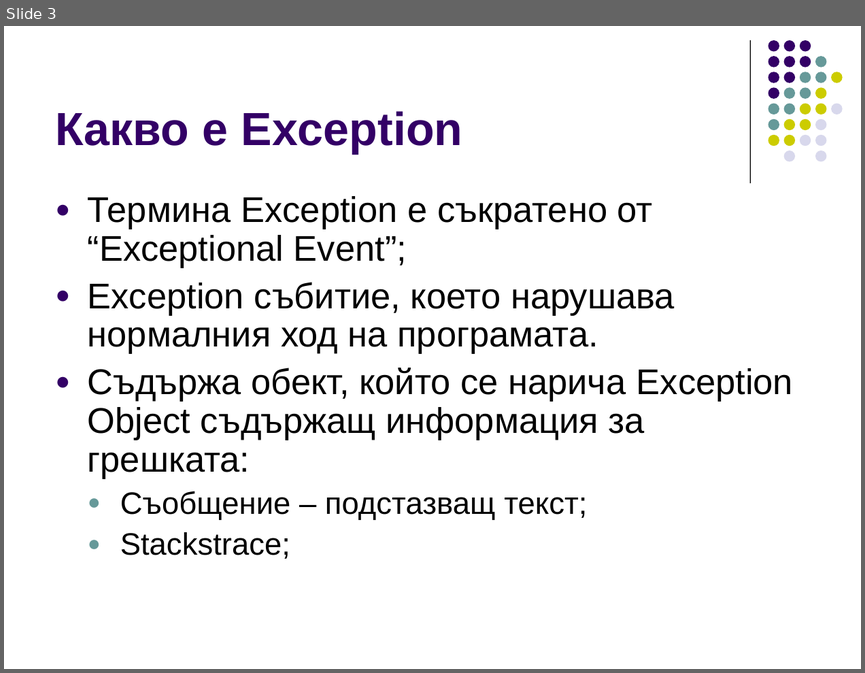
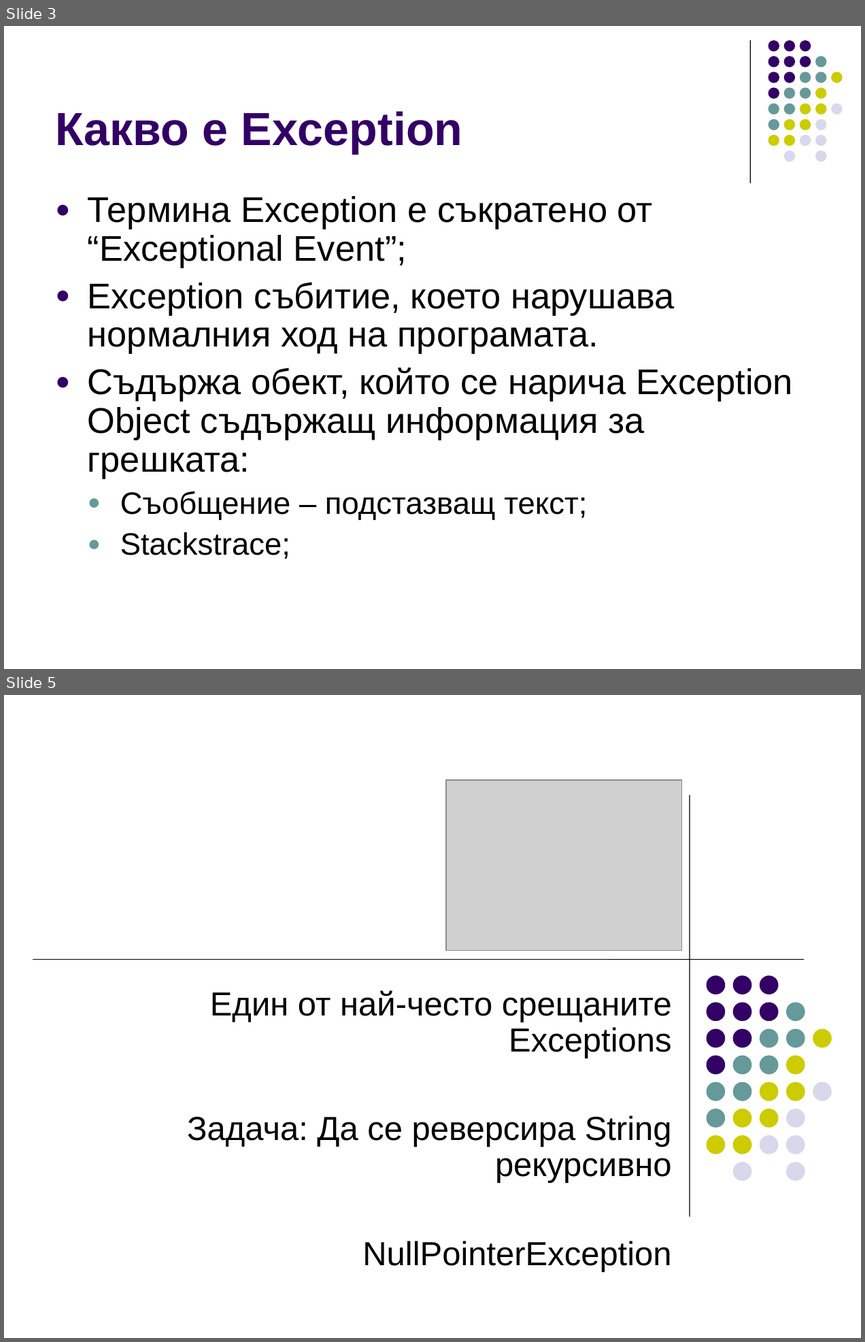
Before and after one commit to ivorusev/startup-factory-java-course, a slide deck: 3-Exceptions.ppt. Shown one above the other, each under a label of ours: slide 3 before the commit, slides 3 and 5 after it; the slides between them are not shown. The pictures are 865x673 and 865x1342 pixels, drawn with LibreOffice and Linux fonts; fonts in the diff are those of the drawing; grey boxes stand for pictures. Boxes give left, top, right and bottom in pixels: in the first picture for what was removed or moved away, otherwise in the second. Text is boxed around its words. In the diff, an @@ line names an element or a change of style, - is before the commit and + after.

Commit message:
some more slides for exceptions

```diff
--- a/3-Exceptions.ppt
+++ b/3-Exceptions.ppt
@@ slide 5 added at (4,695,861,1338), background #FFFFFF @@
@@ picture added at (446,780,682,950) @@
@@ line added from (689, 795) to (689, 1216), #000000 0.74 pt @@
@@ line added from (33, 959) to (804, 959), #000000 0.51 pt @@
@@ subtitle added at (187,990,672,1272), 28 pt, text #000000 @@
+Един от най-често срещаните Exceptions
+Задача: Да се реверсира String рекурсивно
+NullPointerException
@@ group added at (706,975,832,1181): 31 ellipses @@
```
Also in this commit, not shown: 1 slide changed, 8 other slides added, 1 slide removed.
